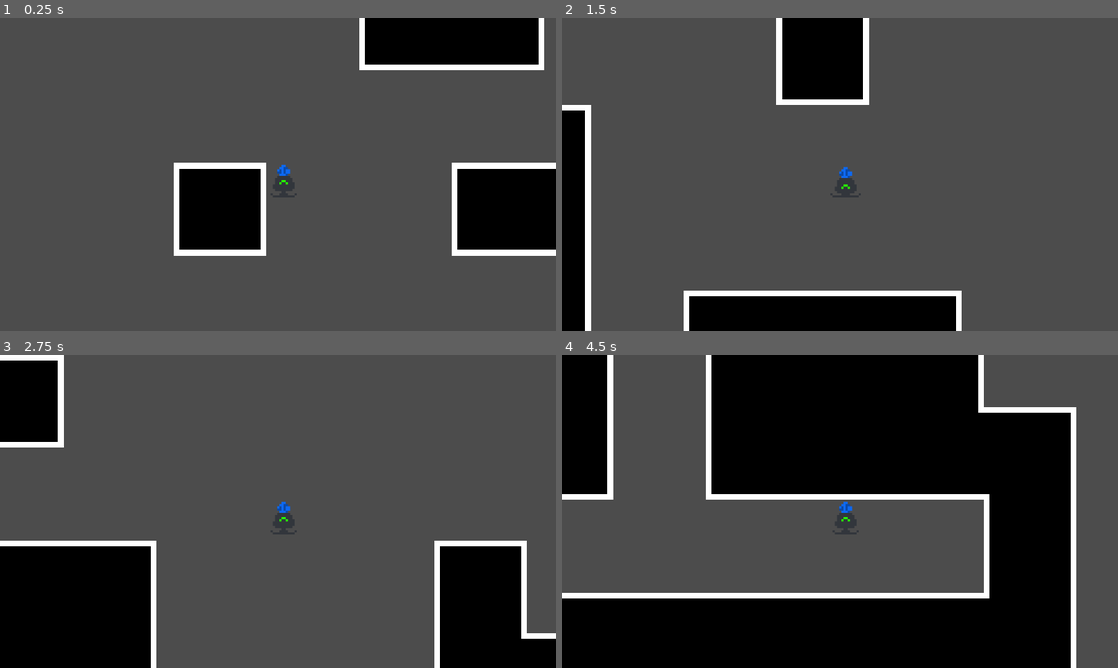
Above: before the commit, frames 1-4 (two rows, left to right).
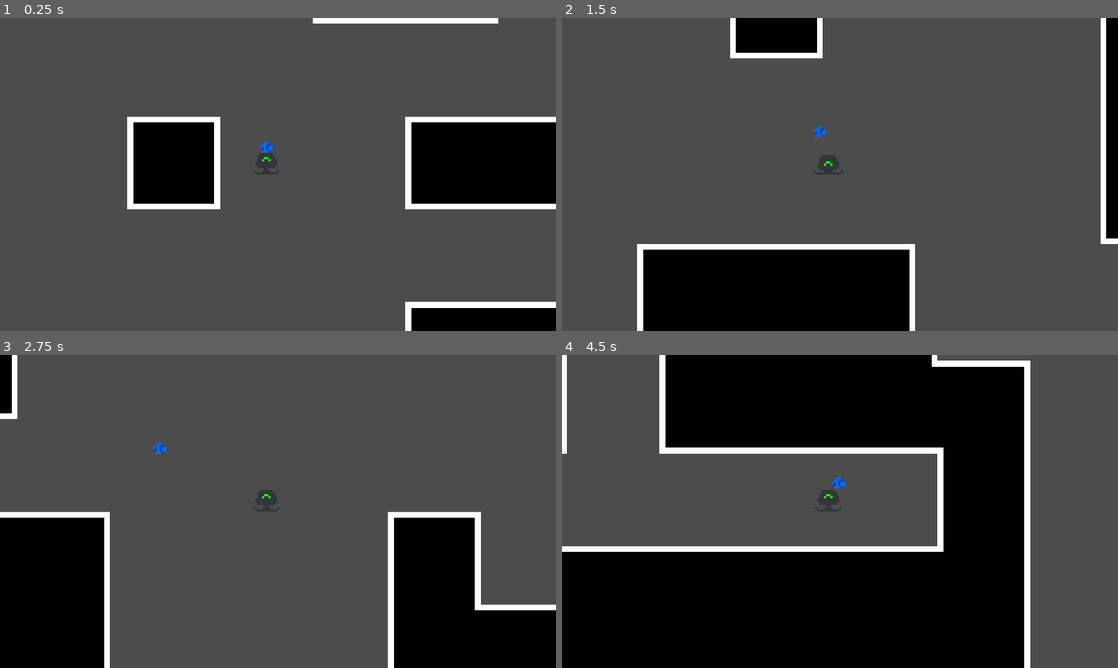
Above: after the commit, the same moments.

Repository: OneTachi/first-summer-jam-2021
Game: Godot game, scene res://World/World.tscn
Two runs of this game, one before a commit and one after it. Both use one fixed random seed, a clock stepped at 60 frames per second and the inputs below.
Inputs (mouse positions are in pixels of both pictures, inside the frame that each line leads up to):
- Up to frame 1 (0.25 s): no input
- Up to frame 2 (1.5 s): tap Enter (ui_accept) at 0.5, 0.77 s; move the mouse to (962, 158) at 0.52 s; hold Right (ui_right) 0.53-1.28 s; click (962, 158) at 0.67 s; move the mouse to (728, 190) at 1.27 s; hold Down (ui_down) from 1.28 s (still down); click (728, 190) at 1.42 s
- Up to frame 3 (2.75 s): tap Enter (ui_accept) at 1.52 s; move the mouse to (333, 442) at 2.02 s; release Down (ui_down) at 2.03 s; hold Right (ui_right) from 2.03 s (still down); click (333, 442) at 2.17 s
- Up to frame 4 (4.5 s): move the mouse to (812, 574) at 2.77 s; release Right (ui_right) at 2.78 s; hold Up (ui_up) 2.78-3.53 s; click (812, 574) at 2.92 s; tap Enter (ui_accept) at 3.02, 3.5, 3.77, 4.25 s; move the mouse to (1006, 558) at 3.52 s; hold Left (ui_left) from 3.53 s (still down); click (1006, 558) at 3.67 s; move the mouse to (673, 464) at 4.27 s; click (673, 464) at 4.42 s

The runs differ from the first frame. In frame 1, 25% of the frame differs, in the area x 22-100%, y 0-100%; in frame 2, 22%; in frame 3, 18%; in frame 4, 39%, in the area x 0-93%, y 0-100%.

Commit message:
add basic egg throw

Diff:
--- /dev/null
+++ b/Player/Egg.gd
@@ -0,0 +1,38 @@
+extends KinematicBody2D
+
+onready var player = $"../Player"
+onready var anim = $AnimationPlayer
+onready var coll_shape = $CollisionShape2D
+
+enum {
+	CARRY,
+	THROW,
+	ON_FLOOR
+}
+var state = CARRY
+var mouse_position
+var direction = Vector2.ZERO
+
+
+func _physics_process(delta):
+	match state:
+		CARRY:
+			global_position = player.position + Vector2(0, -5)
+			anim.play("carried")
+
+		THROW:
+			var distance = position.distance_to(mouse_position)
+			move_and_slide(direction * 50)
+			if distance < 5 or is_on_wall():
+				state = ON_FLOOR
+
+		ON_FLOOR:
+			pass
+
+func _input(event):
+	if event is InputEventMouseButton and event.button_index == BUTTON_LEFT and state == CARRY:
+		mouse_position = get_global_mouse_position()
+		var egg_position = self.global_position
+		direction = egg_position.direction_to(mouse_position)
+		state = THROW
+		anim.play("still")
--- a/Player/Egg.tscn
+++ b/Player/Egg.tscn
@@ -1,3 +1,58 @@
-[gd_scene format=2]
+[gd_scene load_steps=6 format=2]
+
+[ext_resource path="res://Assets/CRobot.png" type="Texture" id=1]
+[ext_resource path="res://Player/Egg.gd" type="Script" id=2]
+
+[sub_resource type="CapsuleShape2D" id=1]
+radius = 2.0
+height = 2.0
+
+[sub_resource type="Animation" id=2]
+resource_name = "carried"
+loop = true
+tracks/0/type = "value"
+tracks/0/path = NodePath("Sprite:position")
+tracks/0/interp = 1
+tracks/0/loop_wrap = true
+tracks/0/imported = false
+tracks/0/enabled = true
+tracks/0/keys = {
+"times": PoolRealArray( 0, 0.5, 1 ),
+"transitions": PoolRealArray( 1, 1, 1 ),
+"update": 1,
+"values": [ Vector2( 0, -6 ), Vector2( 0, -5.1 ), Vector2( 0, -6 ) ]
+}
+
+[sub_resource type="Animation" id=3]
+resource_name = "still"
+tracks/0/type = "value"
+tracks/0/path = NodePath("Sprite:position")
+tracks/0/interp = 1
+tracks/0/loop_wrap = true
+tracks/0/imported = false
+tracks/0/enabled = true
+tracks/0/keys = {
+"times": PoolRealArray( 0 ),
+"transitions": PoolRealArray( 1 ),
+"update": 0,
+"values": [ Vector2( 0, -6 ) ]
+}
 
 [node name="Egg" type="KinematicBody2D"]
+scale = Vector2( 0.75, 0.75 )
+collision_layer = 8
+script = ExtResource( 2 )
+
+[node name="Sprite" type="Sprite" parent="."]
+position = Vector2( 0, -6 )
+texture = ExtResource( 1 )
+hframes = 5
+frame = 4
+
+[node name="CollisionShape2D" type="CollisionShape2D" parent="."]
+rotation = 1.5708
+shape = SubResource( 1 )
+
+[node name="AnimationPlayer" type="AnimationPlayer" parent="."]
+anims/carried = SubResource( 2 )
+anims/still = SubResource( 3 )
--- a/Player/Player.tscn
+++ b/Player/Player.tscn
@@ -23,6 +23,7 @@
 }
 
 [node name="Player" type="KinematicBody2D"]
+collision_layer = 2
 script = ExtResource( 2 )
 
 [node name="Camera2D" type="Camera2D" parent="."]
@@ -36,13 +37,14 @@
 editor_draw_drag_margin = true
 
 [node name="Sprite" type="Sprite" parent="."]
+position = Vector2( 0, -2 )
 scale = Vector2( 0.75, 0.75 )
 texture = ExtResource( 1 )
-centered = false
 hframes = 5
+frame = 1
 
 [node name="CollisionShape2D" type="CollisionShape2D" parent="."]
-position = Vector2( 6, 8 )
+visible = false
 shape = SubResource( 1 )
 
 [node name="AnimationPlayer" type="AnimationPlayer" parent="."]
--- a/World/World.gd
+++ b/World/World.gd
@@ -5,6 +5,7 @@
 
 const Player = preload("res://Player/Player.tscn")
 const Exit = preload("res://World/ExitDoor.tscn")
+const Egg = preload("res://Player/Egg.tscn")
 
 func _ready():
 	randomize()
@@ -19,8 +20,12 @@
 			#yield(get_tree(), "idle_frame")
 
 	var map = walker.walk(randi() % 400 + 800)
+
+	#instancing objects
 	instance_player(map.front()*32)
 	instance_exit_door(walker.rooms.back().position*32, walker)
+	instance_egg(map.front()*32)
+
 	walker.queue_free()
 	for location in map:
 		tileMap.set_cellv(location, -1)
@@ -37,10 +42,15 @@
 func instance_player(position):
 	var player = Player.instance()
 	add_child(player)
-	player.position = position
+	player.position = position + Vector2(16, 16)
 
 func instance_exit_door(position, walker):
 	var exit = Exit.instance()
 	add_child(exit)
 	exit.position = walker.get_end_room().position*32
 	exit.connect("leaving_level", self, "reload_level")
+
+func instance_egg(position):
+	var egg = Egg.instance()
+	add_child(egg)
+	egg.position = position
--- a/World/World.tscn
+++ b/World/World.tscn
@@ -467,4 +467,5 @@
 [node name="TileMap" type="TileMap" parent="."]
 tile_set = SubResource( 1 )
 cell_size = Vector2( 32, 32 )
+collision_mask = 0
 format = 1
--- a/project.godot
+++ b/project.godot
@@ -52,6 +52,13 @@
 "svg/scale": 1.0
 }
 
+[layer_names]
+
+2d_physics/layer_1="World"
+2d_physics/layer_2="Player"
+2d_physics/layer_3="Enemy"
+2d_physics/layer_4="Egg"
+
 [physics]
 
 common/enable_pause_aware_picking=true
Binary file changed: Assets/CRobot.png
